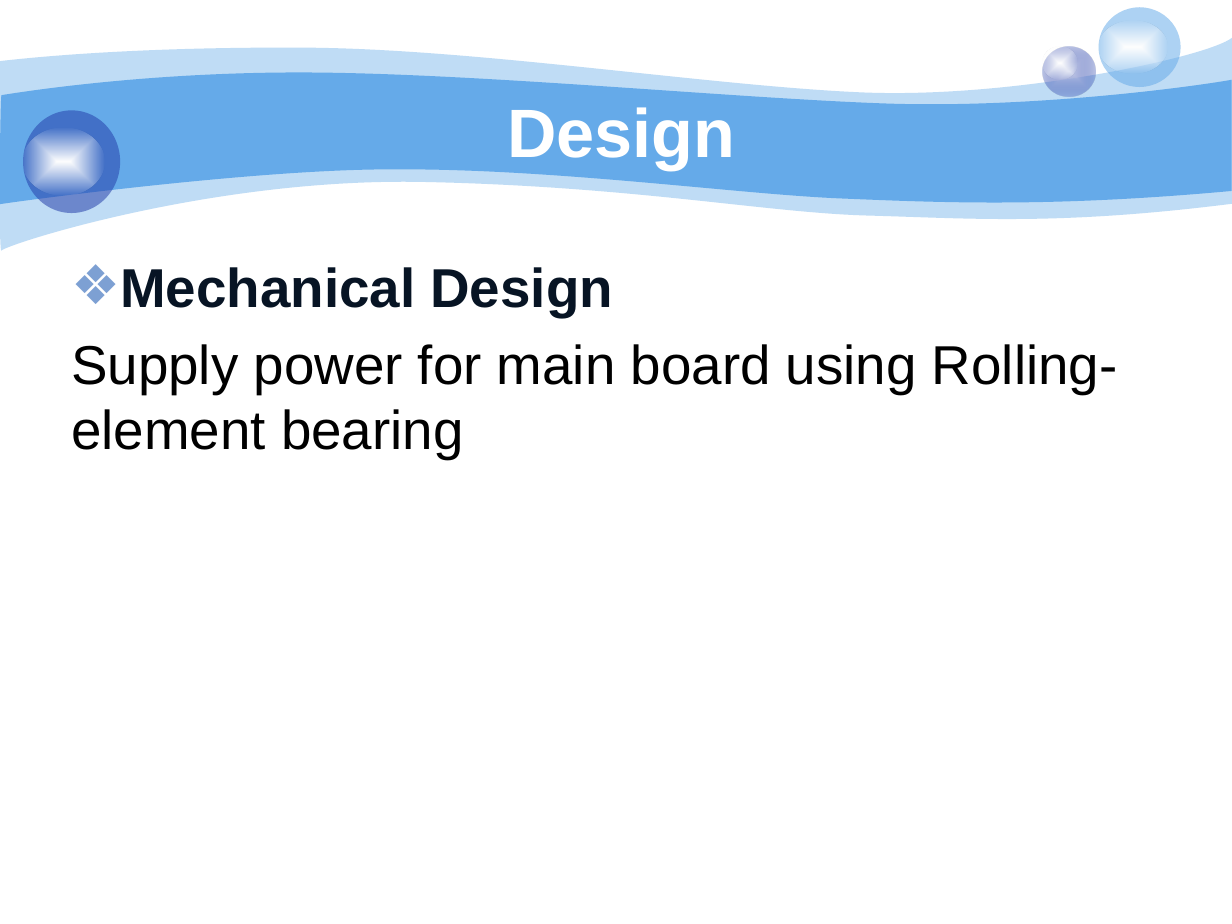
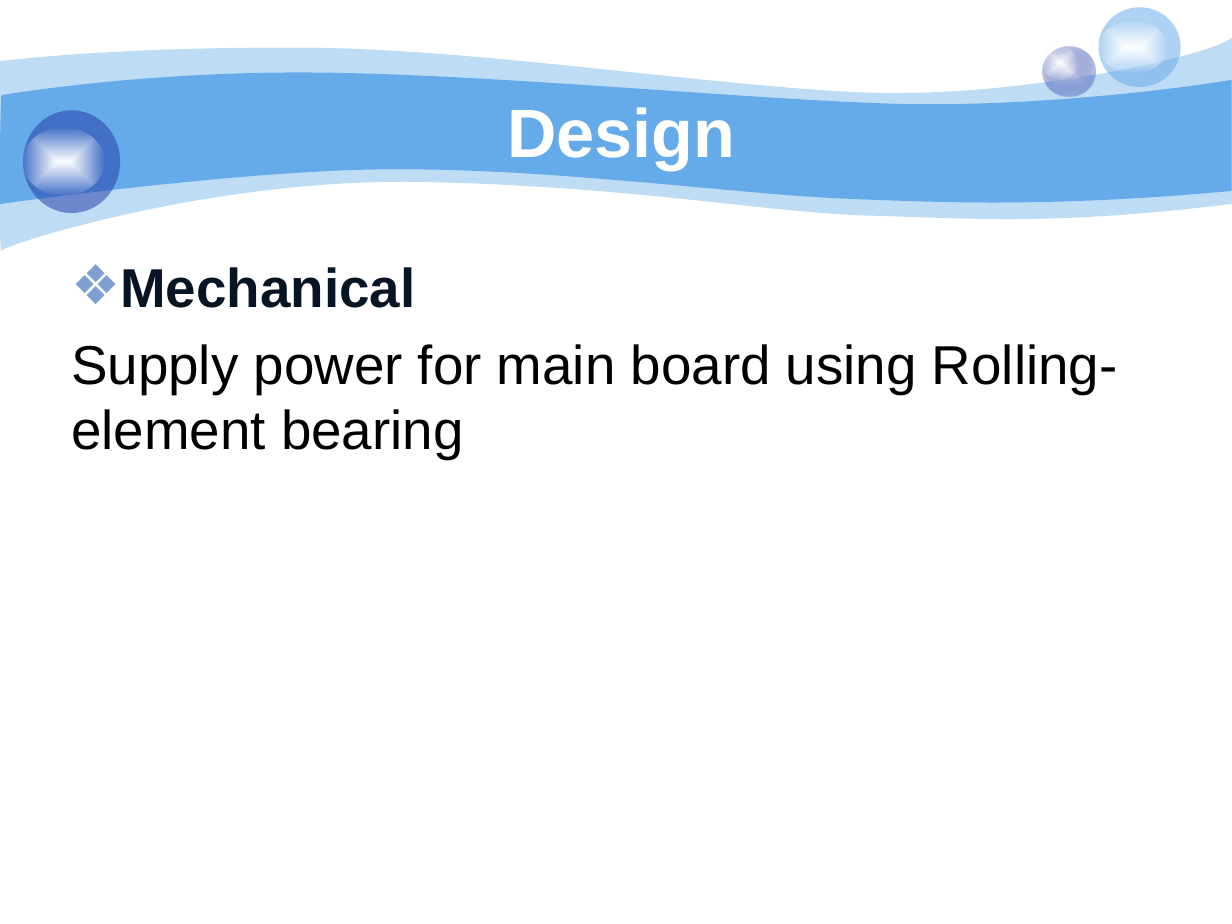
Before and after one commit to bachdx60343/pled, a slide deck: slide 21 of 06. Temp/pLED 2014.pptx. Drawn at 1232x924 pixels with LibreOffice and Linux fonts; fonts in the diff are those of the drawing; background and template pictures are left out. Boxes give left, top, right and bottom in pixels: in the first picture for what was removed or moved away, otherwise in the second. Text is boxed around its words. In the diff, an @@ line names an element or a change of style, - is before the commit and + after.

```diff
--- a/06. Temp/pLED 2014.pptx
+++ b/06. Temp/pLED 2014.pptx
@@ text at [120, 267, 415, 308]: text changed @@
-❖ Mechanical Design
+❖ Mechanical
```
Also in this commit, not shown: 3 other slides changed, 7 slides added, 6 slides removed.
